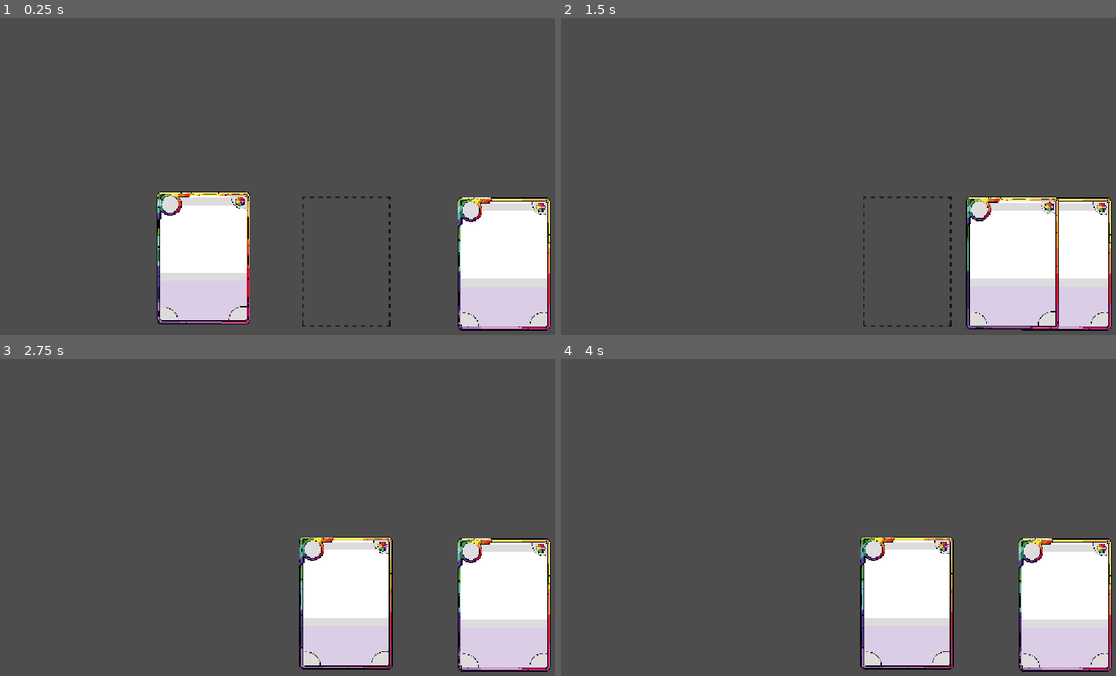
Above: before the commit, frames 1-4 (two rows, left to right).
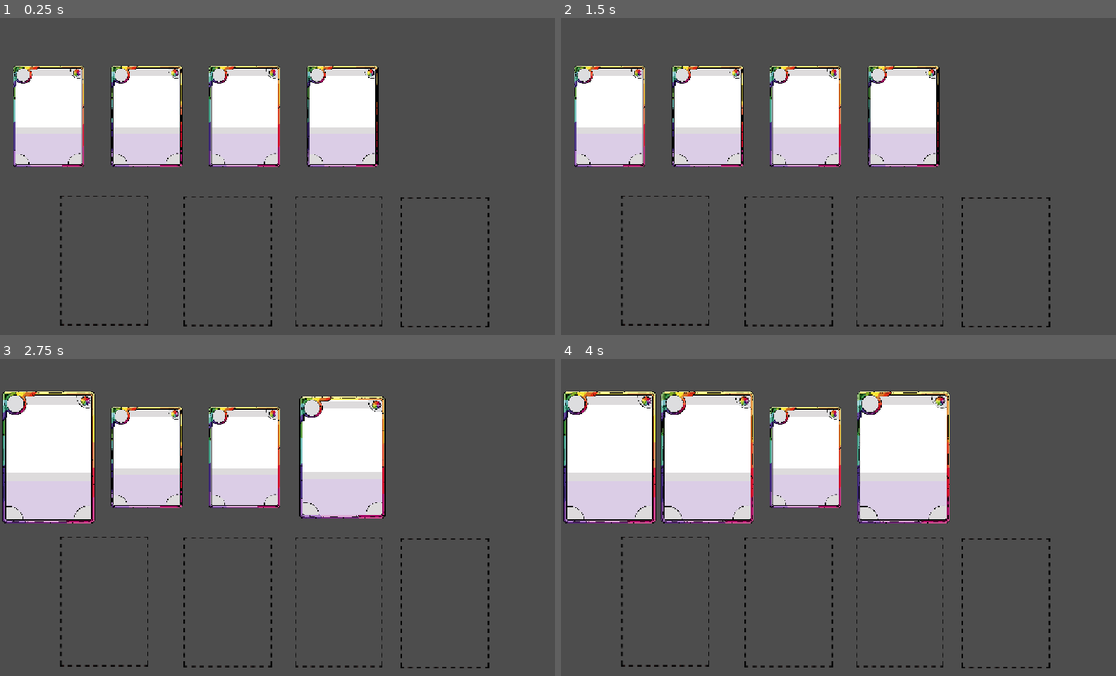
Above: after the commit, the same moments.

Repository: ArthurGuaxinim/Call-of-The-Void-Card-Game
Game: Godot game, scene res://Scene/Scene_Tests_Nier/main.tscn
Same seed, same stepped clock (60 frames per second), same inputs: the game is played once before the commit and once after it.
Inputs (mouse positions are in pixels of both pictures, inside the frame that each line leads up to):
- Up to frame 1 (0.25 s): no input
- Up to frame 2 (1.5 s): tap Enter at 0.5 s; drag from (766, 258) to (1066, 262) at 0.52 s; drag from (1066, 262) to (905, 262) at 1.27 s
- Up to frame 3 (2.75 s): move the mouse to (338, 447) at 2.02 s; click (338, 447) at 2.17 s
- Up to frame 4 (4 s): tap Space at 2.75 s; drag from (816, 580) to (672, 469) at 2.77 s; tap Enter at 3.5 s; move the mouse to (1010, 565) at 3.52 s; click (1010, 565) at 3.67 s

The runs differ from the first frame. In frame 1, 31% of the frame differs, in the area x 2-100%, y 15-99%; in frame 2, 28%; in frame 3, 36%; in frame 4, 40%, in the area x 0-100%, y 10-99%.

Commit message:
Card_slot_player_hand
Name: Nier Date: 01/09/2026
Updates made:

- The player_hand system was created
Problems found: Significant design problems, both in terms of effects and design incompatibilities, therefore a review of the resizing is needed (This won't be resolved anytime soon);

Now, regarding technical problems, it's not possible to remove the card from the Card_Slot.
------------------------------------
Nome:Nier data:01/09/2026
Atualizações feitas:
- Foi criado o sistema de player_hand
problemas encontrados: Altos problemas de design, tanto no quesito de efeito quanto de imcompatibilidades do design, logo precisa de revisão no redimensionamento(Isso não vai resolver tão cedo);
agora de problemas tecnicos não da pra tirar a carta do Card_Slot

Diff:
--- a/Scene/Scene_Tests_Nier/card.gd
+++ b/Scene/Scene_Tests_Nier/card.gd
@@ -2,6 +2,7 @@
 signal hovered
 signal hovered_off
 var is_hovered := false
+var starting_position
 
 # Called when the node enters the scene tree for the first time.
 func _ready() -> void:
--- a/Scene/Scene_Tests_Nier/main.tscn
+++ b/Scene/Scene_Tests_Nier/main.tscn
@@ -1,23 +1,30 @@
 [gd_scene format=3 uid="uid://b4kc78j5u1l86"]
 
 [ext_resource type="Script" uid="uid://dbmoakh1tv7ue" path="res://Scripts/Scripts_Test_Nier/cardmanager.gd" id="1_oj4eh"]
-[ext_resource type="PackedScene" uid="uid://bxnvqpsite2ft" path="res://Scene/Scene_Tests_Nier/card.tscn" id="2_ibdkg"]
 [ext_resource type="PackedScene" uid="uid://b7hx6nxbqohdf" path="res://Scene/Scene_Tests_Nier/cardslot.tscn" id="3_ibdkg"]
 [ext_resource type="Script" uid="uid://crh3rphlwuev4" path="res://Scene/Scene_Tests_Nier/cardslot.gd" id="4_luoai"]
+[ext_resource type="Script" uid="uid://0voess5xqkxm" path="res://Scripts/Scripts_Test_Nier/PlayerHand.gd" id="4_xjpet"]
 
 [node name="Main" type="Node2D" unique_id=1349095549]
 
 [node name="Cardmanager" type="Node2D" parent="." unique_id=268585478]
 script = ExtResource("1_oj4eh")
 
-[node name="Card" parent="Cardmanager" unique_id=1435173483 instance=ExtResource("2_ibdkg")]
-position = Vector2(416, 489.00003)
-scale = Vector2(1.3, 1.3)
+[node name="Cardslot" parent="." unique_id=2004367645 instance=ExtResource("3_ibdkg")]
+position = Vector2(692, 496)
+script = ExtResource("4_luoai")
 
-[node name="Card2" parent="Cardmanager" unique_id=825432900 instance=ExtResource("2_ibdkg")]
-position = Vector2(1030, 501)
-scale = Vector2(1.3, 1.3)
+[node name="Cardslot2" parent="." unique_id=965576884 instance=ExtResource("3_ibdkg")]
+position = Vector2(465, 496)
+script = ExtResource("4_luoai")
 
-[node name="Cardslot" parent="." unique_id=2004367645 instance=ExtResource("3_ibdkg")]
-position = Vector2(707, 497)
+[node name="Cardslot3" parent="." unique_id=772020007 instance=ExtResource("3_ibdkg")]
+position = Vector2(908, 498)
 script = ExtResource("4_luoai")
+
+[node name="Cardslot4" parent="." unique_id=95198443 instance=ExtResource("3_ibdkg")]
+position = Vector2(213, 494)
+script = ExtResource("4_luoai")
+
+[node name="PlayerHand" type="Node2D" parent="." unique_id=76636093]
+script = ExtResource("4_xjpet")
--- /dev/null
+++ b/Scripts/Scripts_Test_Nier/PlayerHand.gd
@@ -0,0 +1,43 @@
+extends Node
+
+const HAND_COUNT = 4
+const CARD_SCENE_PATH = "res://Scene/Scene_Tests_Nier/Card.tscn"
+const CARD_WIDTH = 200
+const HAND_Y_POSITION = 200
+var player_hand = []
+var center_screen_x
+# Called when the node enters the scene tree for the first time.
+func _ready() -> void:
+	center_screen_x = get_viewport().size.x / 2
+	var card_scene = preload(CARD_SCENE_PATH)
+	for i in range(HAND_COUNT):
+		var new_card = card_scene.instantiate()	# Replace with function body.
+		$"../Cardmanager".add_child(new_card)
+		new_card.name = "Card"
+		add_card_to_hand(new_card)
+func add_card_to_hand(card):
+	if card not in player_hand:
+		player_hand.insert(0, card)
+		update_hand_positions()
+	else:
+		animate_card_to_position(card, card.starting_position)
+func update_hand_positions():
+	for i in range(player_hand.size()):
+		var new_position = Vector2(calculate_card_position(i), HAND_Y_POSITION)
+		var card = player_hand[i]
+		card.starting_position = new_position
+		animate_card_to_position(card, new_position)
+func calculate_card_position(index):
+		var total_width = (player_hand.size() -1) * CARD_WIDTH
+		var x_offset = center_screen_x + index * CARD_WIDTH - total_width / 2
+		return x_offset
+func animate_card_to_position(card, new_position):
+	var tween = get_tree().create_tween()
+	tween.tween_property(card, "position", new_position, 0.1)
+# Called every frame. 'delta' is the elapsed time since the previous frame.
+func remove_card_from_hand(card):
+	if card in player_hand:
+		player_hand.erase(card)
+		update_hand_positions()
+func _process(delta: float) -> void:
+	pass
--- a/Scripts/Scripts_Test_Nier/cardmanager.gd
+++ b/Scripts/Scripts_Test_Nier/cardmanager.gd
@@ -11,6 +11,7 @@
 # so the card doesn't "jump" to the center of the cursor when dragging starts
 var drag_offset := Vector2.ZERO
 var is_hovering_on_card
+var player_hand_reference
 func _ready() -> void:
 	# Get the viewport size once, when the scene starts
 	screen_size = get_viewport_rect().size
@@ -28,6 +29,7 @@
 			clamp(mouse_pos.x, 0, screen_size.x),
 			clamp(mouse_pos.y, 0, screen_size.y)
 		)
+		player_hand_reference = $"../PlayerHand"
 
 func _input(event):
 	# Check if the event is a mouse click and if it was the left button
@@ -45,11 +47,15 @@
 	card_being_dragged = card
 	card.scale = Vector2(1.3, 1.3)
 func finish_drag():
+	player_hand_reference.remove_card_from_hand(card_being_dragged)
 	card_being_dragged.scale = Vector2(1.2, 1.2)
 	var card_slot_found = raycast_check_for_cardslot()
 	if card_slot_found and not card_slot_found.card_in_slot:
 		card_being_dragged.position = card_slot_found.position
-		card_being_dragged.get_node("Area2D/CollisionShape2D")
+		card_being_dragged.get_node("Area2D/CollisionShape2D").disabled = true
+		card_slot_found.card_in_slot = true
+	else:
+		player_hand_reference.add_card_to_hand(card_being_dragged)
 	card_being_dragged = null
 func raycast_check_for_cardslot():
 	# Get the 2D world's physics state, needed for collision queries
Not shown, added: Scripts/Scripts_Test_Nier/PlayerHand.gd.uid
